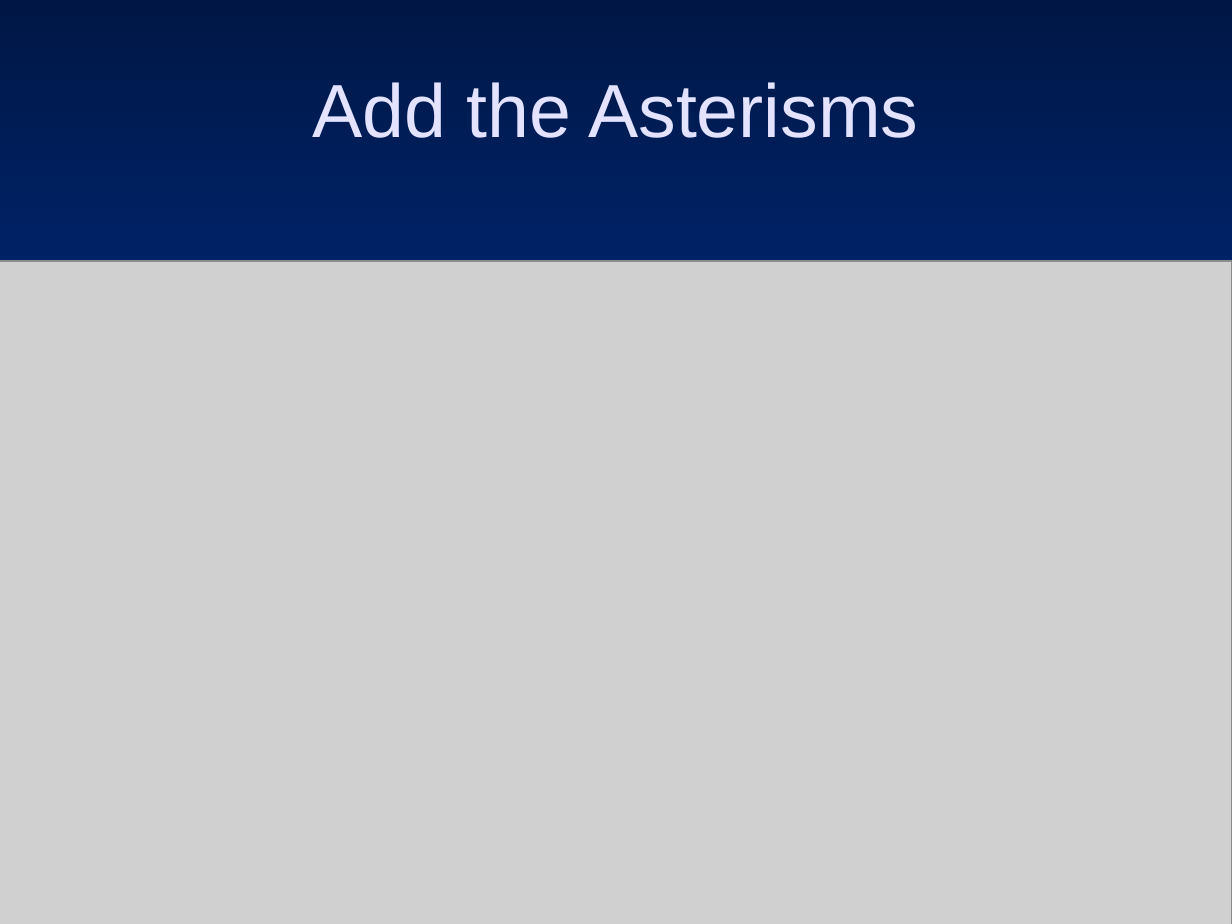
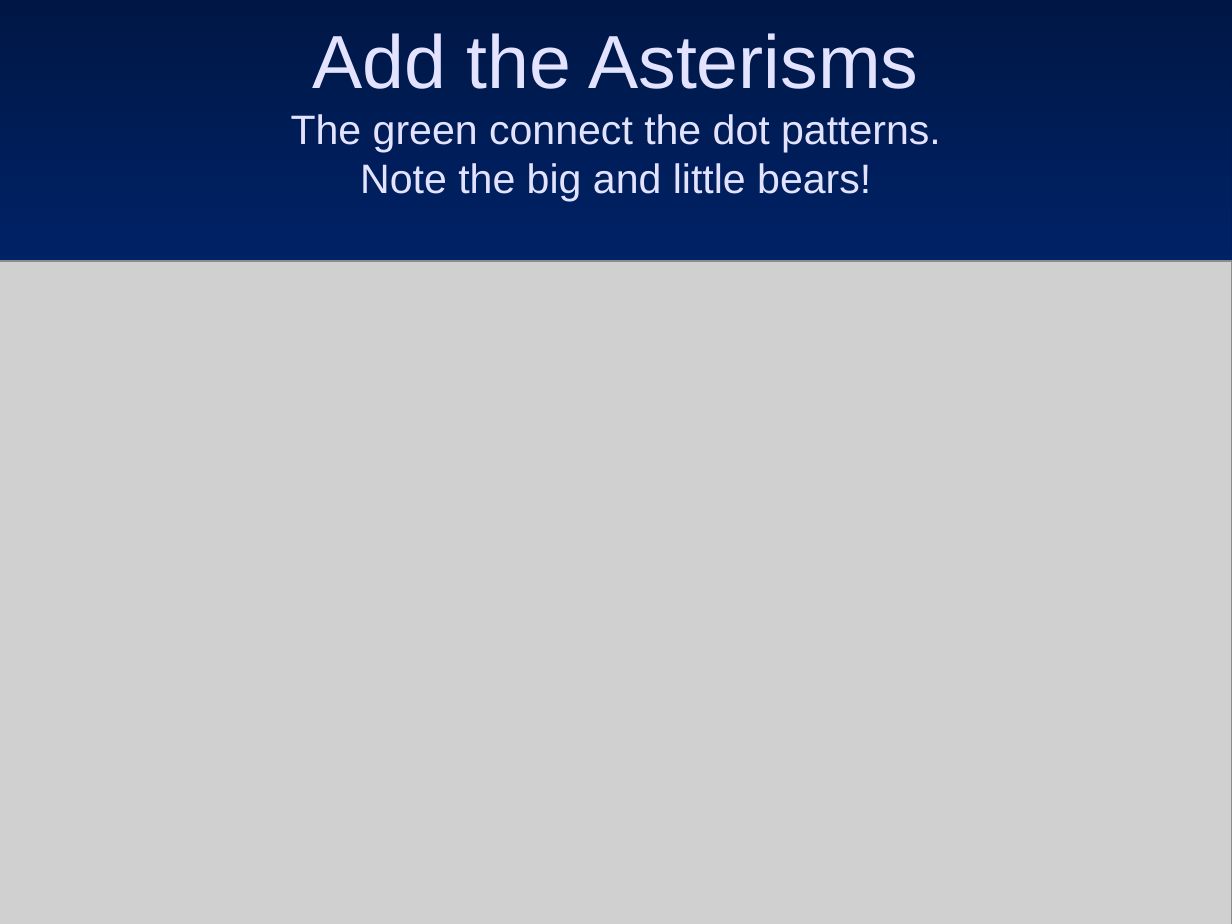
Before and after one commit to ForrestErickson/Asterisms_and_Constelations, a slide deck: slide 11 of Asterisms_and_Constelations.ppt (slide 10 before the commit). Drawn at 1232x924 pixels with LibreOffice and Linux fonts; fonts in the diff are those of the drawing; grey boxes stand for pictures. Boxes give left, top, right and bottom in pixels: in the first picture for what was removed or moved away, otherwise in the second. Text is boxed around its words. In the diff, an @@ line names an element or a change of style, - is before the commit and + after.

```diff
--- a/Asterisms_and_Constelations.ppt
+++ b/Asterisms_and_Constelations.ppt
@@ freeform shape at <box>0,0,1231,657</box>: outline redrawn @@
@@ title at <box>291,33,941,202</box>: text changed; size 44 to 24 pt @@
-Add the Asterisms
+Add the Asterisms
+The green connect the dot patterns.
+Note the big and little bears!
```
Also in this commit, not shown: 15 other slides changed, 2 slides added, 1 other file.
